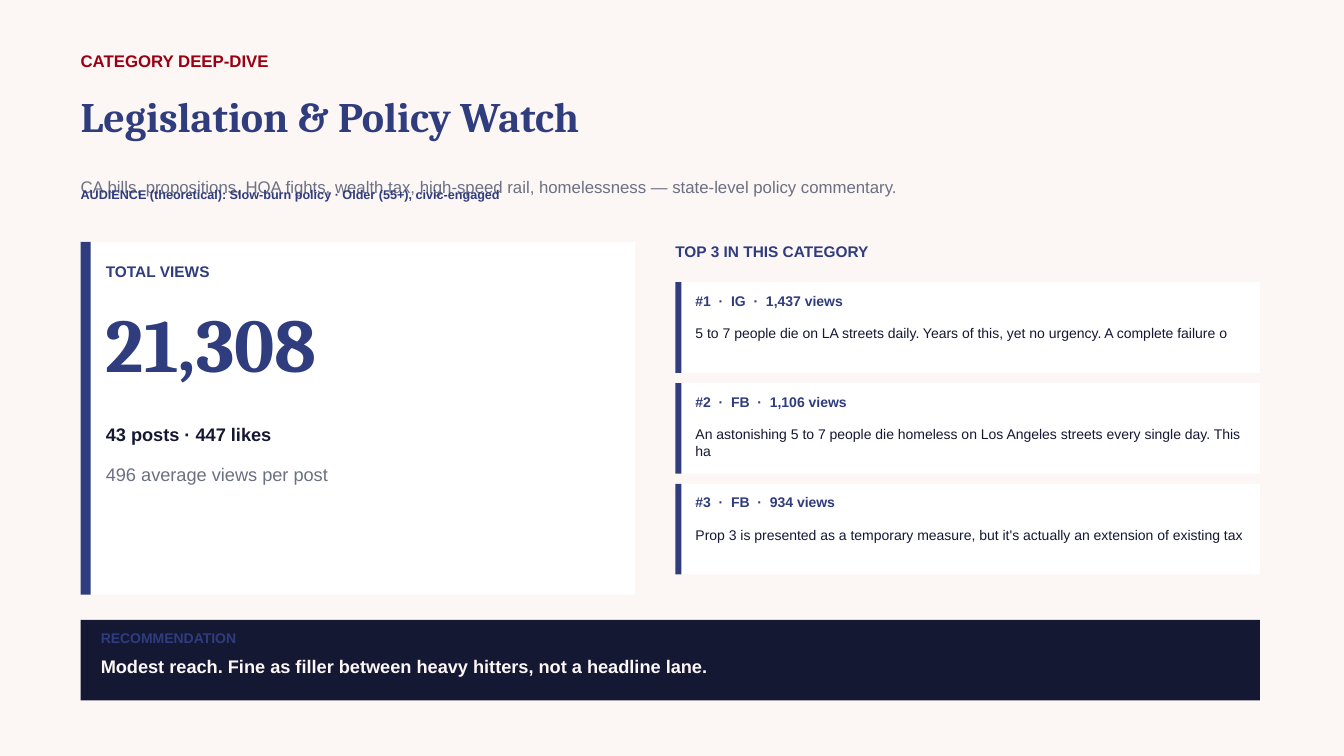
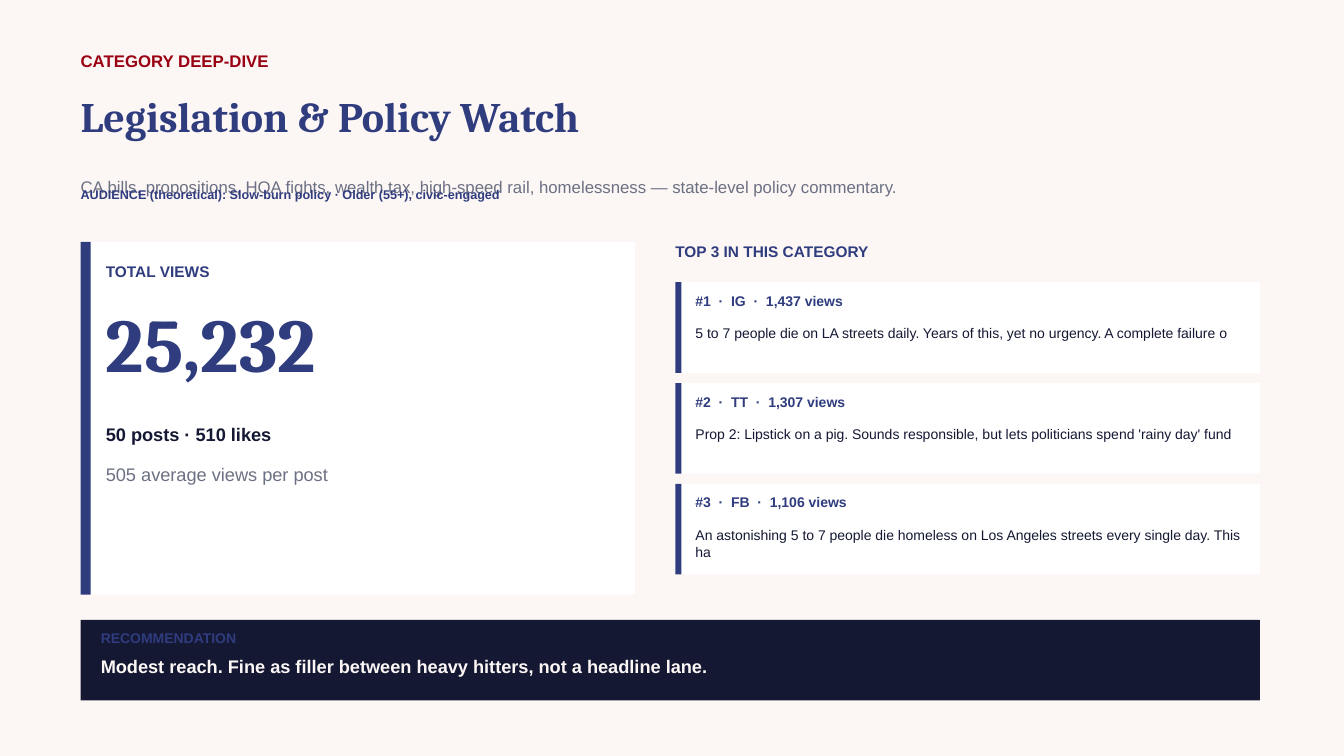
Before and after one commit to zvmmer/talking-downey-kpis, a slide deck: slide 16 of SPONSOR_CONTENT_REPORT.pptx. Drawn at 1344x756 pixels with LibreOffice and Linux fonts; fonts in the diff are those of the drawing. Boxes give left, top, right and bottom in pixels: in the first picture for what was removed or moved away, otherwise in the second. Text is boxed around its words. In the diff, an @@ line names an element or a change of style, - is before the commit and + after.

```diff
--- a/SPONSOR_CONTENT_REPORT.pptx
+++ b/SPONSOR_CONTENT_REPORT.pptx
@@ text at bbox=[106, 320, 316, 383]: text changed @@
-21,308
+25,232
@@ text at bbox=[695, 397, 845, 409]: text changed @@
-#2 · FB · 1,106 views
+#2 · TT · 1,307 views
@@ text at bbox=[106, 427, 271, 445]: text changed @@
-43 posts · 447 likes
+50 posts · 510 likes
@@ text added at bbox=[695, 429, 1231, 442], 10 pt, text #141833 @@
+Prop 2: Lipstick on a pig. Sounds responsible, but lets politicians spend 'rainy day' fund
@@ text at bbox=[106, 468, 328, 485]: text changed @@
-496 average views per post
+505 average views per post
@@ text at bbox=[695, 497, 847, 509]: text changed @@
-#3 · FB · 934 views
+#3 · FB · 1,106 views
@@ text "An astonishing 5 to 7 ...": place and size @@
-text "An astonishing 5 to 7 ..." at bbox=[695, 429, 1240, 456]
+text "An astonishing 5 to 7 ..." at bbox=[695, 530, 1240, 557]
@@ text removed at bbox=[695, 530, 1243, 543] @@
-Prop 3 is presented as a temporary measure, but it's actually an extension of existing tax
```
Also in this commit, not shown: 14 other slides changed, 5 other files.
